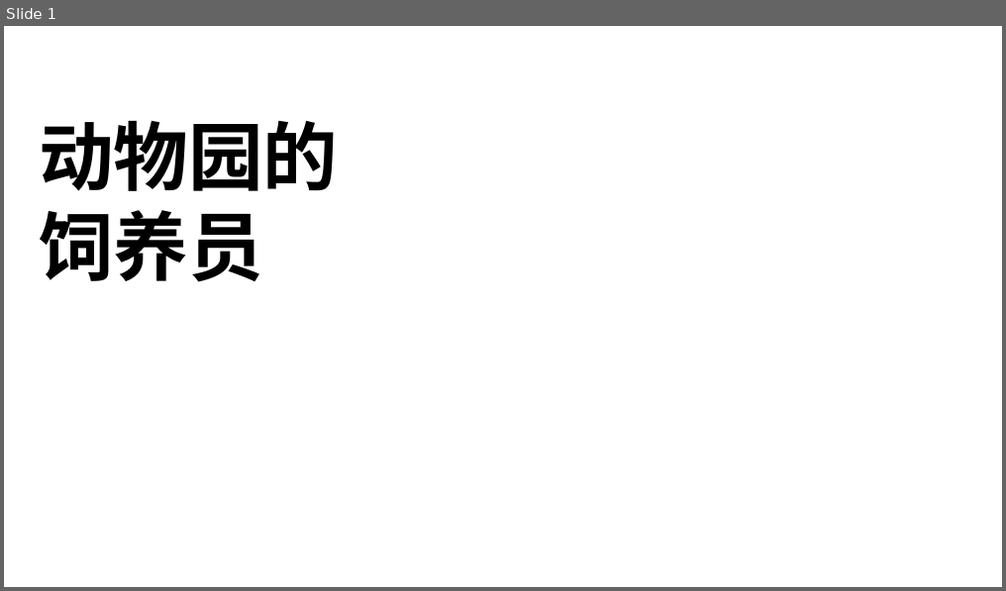
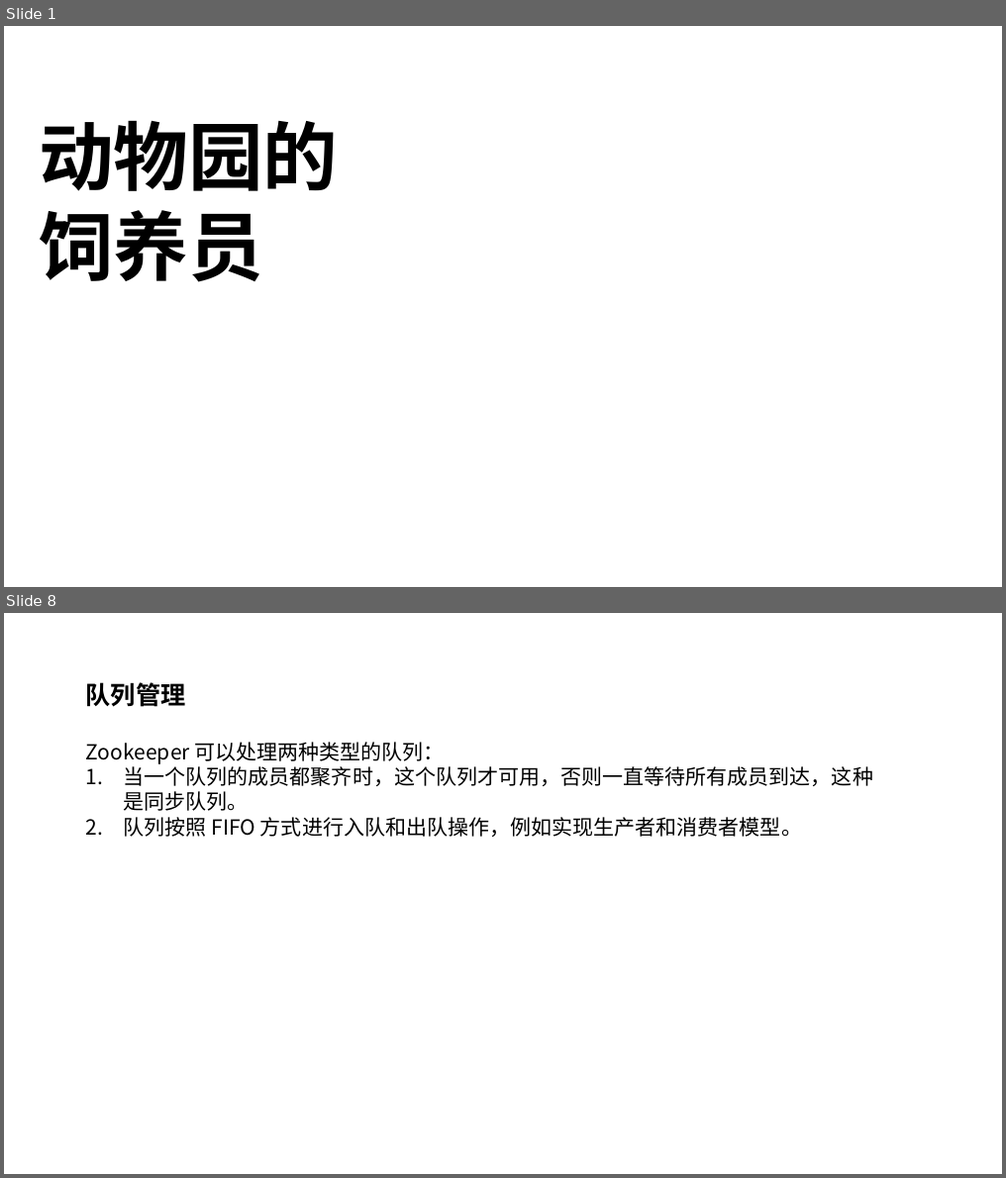
Before and after one commit to happyfucheng/JavaStudy, a slide deck: doc/zookeeper/zookeeper.pptx. Shown one above the other, each under a label of ours: slide 1 before the commit, slides 1 and 8 after it; the slides between them are not shown. The pictures are 1006x591 and 1006x1178 pixels, drawn with LibreOffice and Linux fonts; fonts in the diff are those of the drawing; background and template pictures are left out. Boxes give left, top, right and bottom in pixels: in the first picture for what was removed or moved away, otherwise in the second. Text is boxed around its words. In the diff, an @@ line names an element or a change of style, - is before the commit and + after.

Commit message:
第二次同步
第二次同步

```diff
--- a/doc/zookeeper/zookeeper.pptx
+++ b/doc/zookeeper/zookeeper.pptx
@@ slide 8 added at [4, 613, 1002, 1174], background picture (left out) @@
@@ text added at [86, 682, 873, 837], 20 pt, text #000000 @@
+队列管理
+Zookeeper 可以处理两种类型的队列：
+1. 当一个队列的成员都聚齐时，这个队列才可用，否则一直等待所有成员到达，这种是同步队列。
+2. 队列按照 FIFO 方式进行入队和出队操作，例如实现生产者和消费者模型。
```
Also in this commit, not shown: 6 slides changed, 5 other slides added, 3 slides removed, 46 other files.
